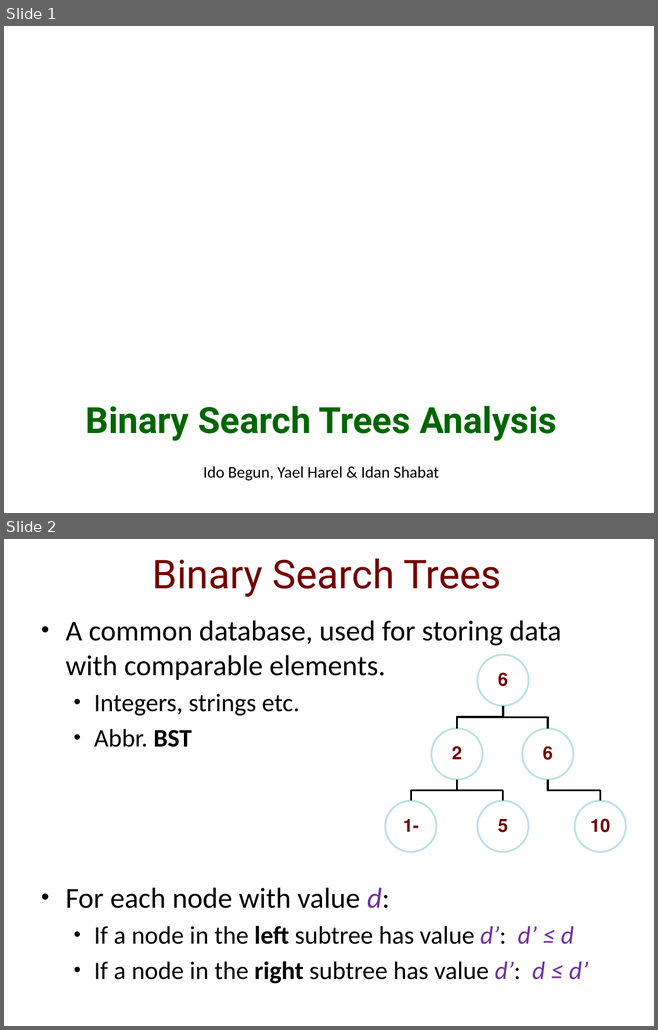
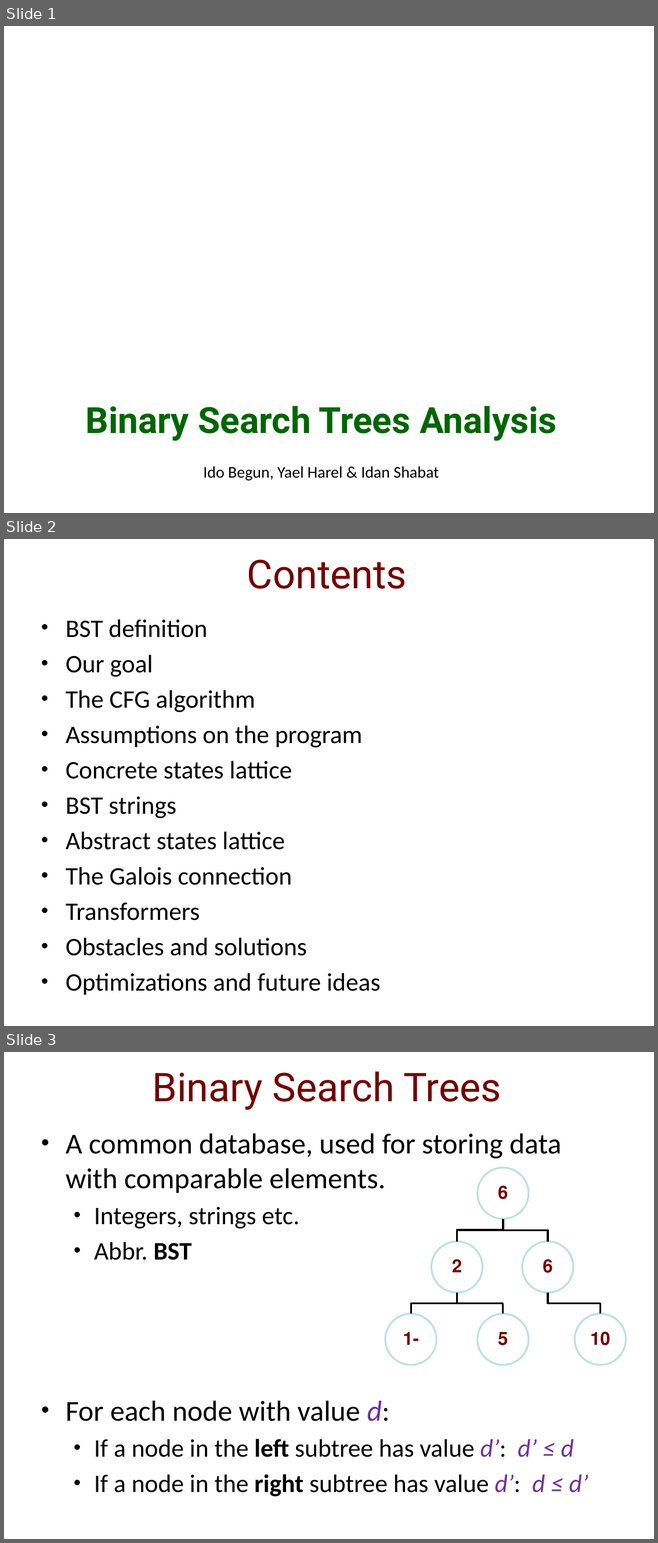
Before and after one commit to IdoBegun/PAAV_Project, a slide deck: Project Presentation.pptx. Shown one above the other, each under a label of ours: slides 1 and 2 before the commit, slides 1, 2 and 3 after it. The pictures are 658x1030 and 658x1543 pixels, drawn with LibreOffice and Linux fonts; fonts in the diff are those of the drawing; background and template pictures are left out. Boxes give left, top, right and bottom in pixels: in the first picture for what was removed or moved away, otherwise in the second. Text is boxed around its words. In the diff, an @@ line names an element or a change of style, - is before the commit and + after.

Commit message:
Add files via upload
added "contents" and "code example" slides.

```diff
--- a/Project Presentation.pptx
+++ b/Project Presentation.pptx
@@ slide 2 added at bbox=[4, 539, 654, 1026], background picture (left out) @@
@@ title added at bbox=[247, 559, 407, 589], 44 pt, text #740000 @@
+Contents
@@ text added at bbox=[65, 619, 380, 995], 28 pt, text #000000 @@
+• BST definition
+• Our goal
+• The CFG algorithm
+• Assumptions on the program
+• Concrete states lattice
+• BST strings
+• Abstract states lattice
+• The Galois connection
+• Transformers
+• Obstacles and solutions
+• Optimizations and future ideas
@@ what was slide 2 is now slide 3 @@
```
Also in this commit, not shown: 1 other slide added.
